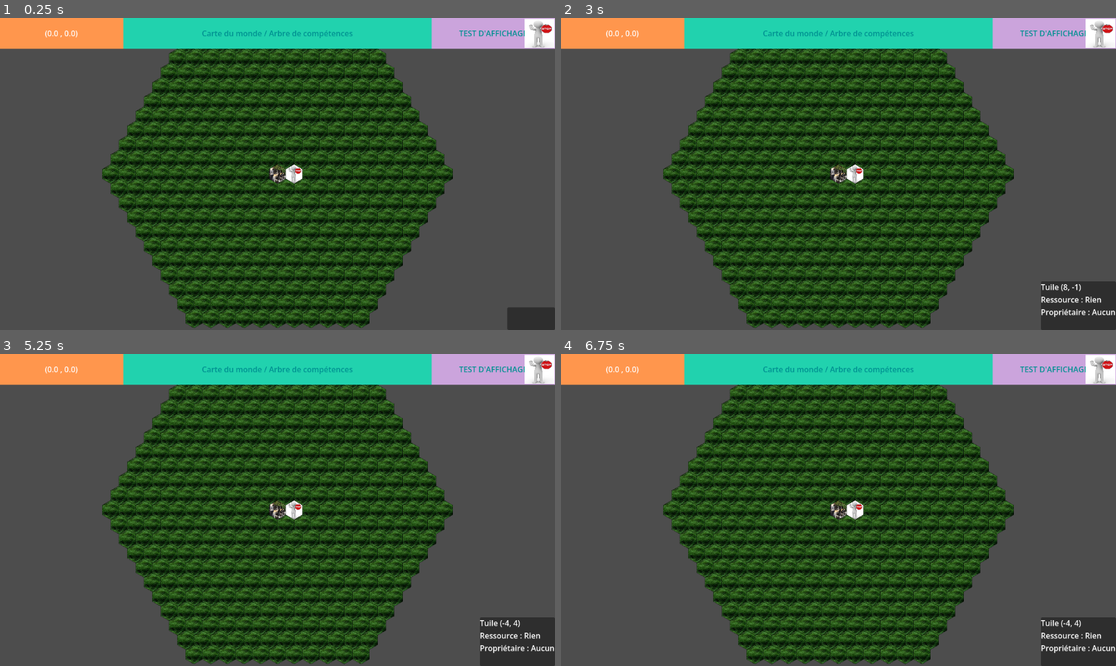
Above: before the commit, frames 1-4 (two rows, left to right).
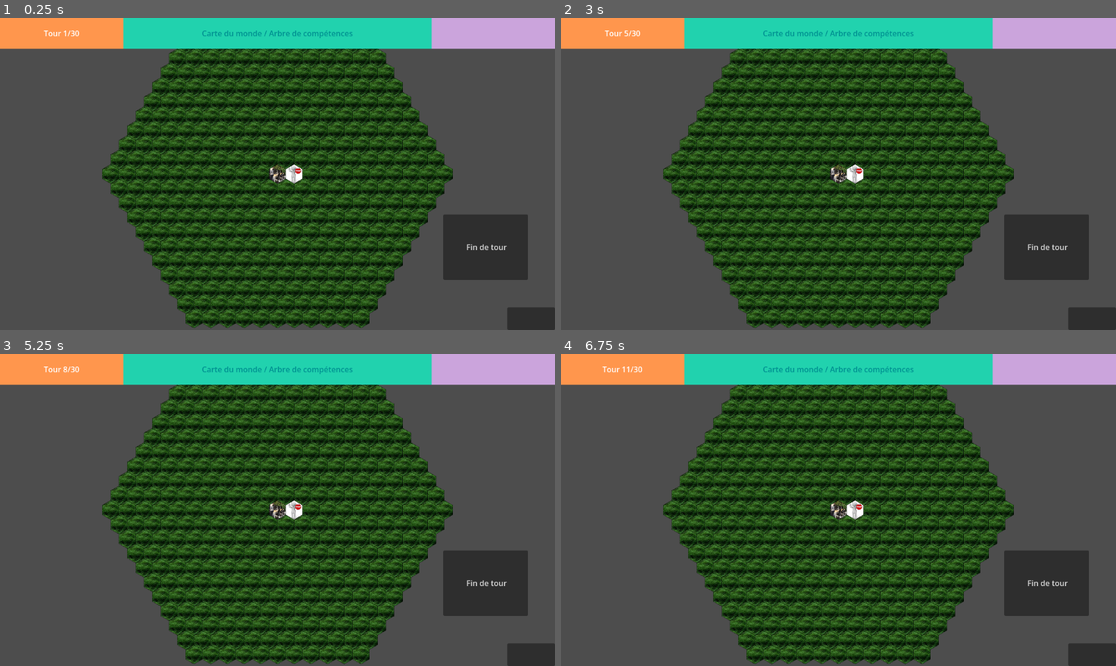
Above: after the commit, the same moments.

Repository: Shoshore/M2-Projet_Jeux_Serieux
Game: Godot game, scene res://Scenes/tile_map.tscn
The game is run twice, just before and just after one commit, with the same random seed, the same clock (stepped at 60 frames per second) and the same inputs. The engine's default icon, where the game draws it, is replaced by a stand-in: a white triangle on a blue panel in a dark square.
Inputs (mouse positions are in pixels of both pictures, inside the frame that each line leads up to):
- Up to frame 1 (0.25 s): no input
- Up to frame 2 (3 s): click (1049, 245) at 0.5 s, where only the run after the commit has a clickable "Fin de tour"; click (1049, 245) at 1.25 s, where only the run after the commit has a clickable "Fin de tour"; click (1049, 245) at 2 s, where only the run after the commit has a clickable "Fin de tour"; tap Enter at 2.75 s; move the mouse to (960, 158) at 2.77 s; click (960, 158) at 2.92 s
- Up to frame 3 (5.25 s): tap Space at 3.5, 5 s; move the mouse to (166, 525) at 3.52 s; click (166, 525) at 3.67 s; tap Enter at 4.25 s; move the mouse to (333, 441) at 4.27 s; click (333, 441) at 4.42 s; move the mouse to (249, 572) at 5.02 s; click (249, 572) at 5.17 s
- Up to frame 4 (6.75 s): tap Enter at 5.75 s; move the mouse to (1005, 556) at 5.77 s; click (1005, 556) at 5.92 s; tap Space at 6.5 s; move the mouse to (672, 463) at 6.52 s; click (672, 463) at 6.67 s

The runs differ from the first frame. In frame 1, 3.9% of the frame differs, in the area x 7-100%, y 0-84%; in frame 2, 5.3%; in frame 3, 5.3%; in frame 4, 5.4%, in the area x 7-100%, y 0-100%.

Commit message:
working on the game

Diff:
--- a/Scenes/Ressources.tscn
+++ b/Scenes/Ressources.tscn
@@ -1,6 +1,4 @@
 [gd_scene format=3 uid="uid://cnlc6icyqflob"]
-
-[ext_resource type="Texture2D" uid="uid://5xeinxulsh6i" path="res://assets/bonhomme.png" id="1_uunex"]
 
 [sub_resource type="StyleBoxFlat" id="StyleBoxFlat_ynmd1"]
 bg_color = Color(0.7950536, 0.6420649, 0.86164916, 1)
@@ -21,11 +19,9 @@
 theme_override_colors/font_color = Color(1.0588765e-06, 0.56657237, 0.5699233, 1)
 theme_override_colors/font_shadow_color = Color(1, 1, 1, 0)
 theme_override_styles/normal = SubResource("StyleBoxFlat_ynmd1")
-text = "TEST D'AFFICHAGE"
 horizontal_alignment = 1
 vertical_alignment = 1
 
 [node name="Sprite2D" type="Sprite2D" parent="." unique_id=1850541866]
 position = Vector2(1120, 32)
 scale = Vector2(0.13556625, 0.104957744)
-texture = ExtResource("1_uunex")
--- a/Scenes/Window_info.tscn
+++ b/Scenes/Window_info.tscn
@@ -1,7 +1,12 @@
 [gd_scene format=3 uid="uid://clvd24krlov8t"]
+
+[ext_resource type="Script" uid="uid://bedrl8aev7tho" path="res://scripts/test.gd" id="1_c5puc"]
 
 [sub_resource type="StyleBoxFlat" id="StyleBoxFlat_ynmd1"]
 bg_color = Color(0.12993988, 0.8227156, 0.6817287, 1)
+
+[sub_resource type="RectangleShape2D" id="RectangleShape2D_ynmd1"]
+size = Vector2(640, 64)
 
 [node name="Window_info" type="Control" unique_id=1257898175]
 layout_mode = 3
@@ -26,3 +31,11 @@
 [node name="Sprite2D" type="Sprite2D" parent="." unique_id=1850541866]
 position = Vector2(1121.1875, 21.499996)
 scale = Vector2(0.041766327, 0.037480056)
+
+[node name="Area2D" type="Area2D" parent="." unique_id=1865170127]
+position = Vector2(256, 0)
+script = ExtResource("1_c5puc")
+
+[node name="CollisionShape2D" type="CollisionShape2D" parent="Area2D" unique_id=895842430]
+position = Vector2(320, 32)
+shape = SubResource("RectangleShape2D_ynmd1")
--- /dev/null
+++ b/Scenes/end_turn.tscn
@@ -0,0 +1,23 @@
+[gd_scene format=3 uid="uid://5gjft7fshtbr"]
+
+[sub_resource type="ArrayMesh" id="ArrayMesh_u0tgg"]
+
+[sub_resource type="MeshTexture" id="MeshTexture_olkpn"]
+mesh = SubResource("ArrayMesh_u0tgg")
+
+[node name="End_turn" type="Control" unique_id=1938591337]
+layout_mode = 3
+anchors_preset = 15
+anchor_right = 1.0
+anchor_bottom = 1.0
+grow_horizontal = 2
+grow_vertical = 2
+
+[node name="Button" type="Button" parent="." unique_id=1688851690]
+layout_mode = 0
+offset_left = 984.0
+offset_top = 544.0
+offset_right = 1136.0
+offset_bottom = 616.0
+text = "Fin de tour"
+icon = SubResource("MeshTexture_olkpn")
--- a/Scenes/tile_map.tscn
+++ b/Scenes/tile_map.tscn
@@ -1,15 +1,19 @@
 [gd_scene format=3 uid="uid://biiaq830tnok3"]
 
-[ext_resource type="Script" uid="uid://gajots8yhk82" path="res://scripts/game_loop.gd" id="1_7yhko"]
+[ext_resource type="Script" uid="uid://btlanxdhvpouc" path="res://scripts/turn_manager.gd" id="1_rlxc1"]
 [ext_resource type="Script" uid="uid://fjfec22nif3i" path="res://scripts/camera_manager.gd" id="2_1n30v"]
 [ext_resource type="PackedScene" uid="uid://cnlc6icyqflob" path="res://Scenes/Ressources.tscn" id="3_03na7"]
 [ext_resource type="PackedScene" uid="uid://clvd24krlov8t" path="res://Scenes/Window_info.tscn" id="4_anah5"]
 [ext_resource type="PackedScene" uid="uid://c2tgprmtfh8kh" path="res://Scenes/Tour_info.tscn" id="4_xftlc"]
+[ext_resource type="AudioStream" uid="uid://dmmixpc8wgrje" path="res://Audio/mlrpg3_mario_wahoo.wav" id="6_6mpdi"]
+
+[sub_resource type="ArrayMesh" id="ArrayMesh_u0tgg"]
+
+[sub_resource type="MeshTexture" id="MeshTexture_rlxc1"]
+mesh = SubResource("ArrayMesh_u0tgg")
 
 [node name="game" type="Node2D" unique_id=2141197782]
-script = ExtResource("1_7yhko")
-
-[node name="firm" type="Node2D" parent="." unique_id=1313765549]
+script = ExtResource("1_rlxc1")
 
 [node name="CanvasLayer" type="CanvasLayer" parent="." unique_id=1020972732]
 
@@ -54,3 +58,18 @@
 
 [node name="Ressources" parent="CanvasLayer2/Control/HBoxContainer" unique_id=2002279104 instance=ExtResource("3_03na7")]
 layout_mode = 2
+
+[node name="Button" type="Button" parent="CanvasLayer2/Control" unique_id=1271260887]
+layout_mode = 0
+offset_left = 920.0
+offset_top = 408.0
+offset_right = 1096.0
+offset_bottom = 544.0
+text = "Fin de tour"
+icon = SubResource("MeshTexture_rlxc1")
+
+[node name="AudioClick" type="AudioStreamPlayer2D" parent="CanvasLayer2/Control/Button" unique_id=2123704296]
+stream = ExtResource("6_6mpdi")
+volume_db = 12.0
+
+[connection signal="pressed" from="CanvasLayer2/Control/Button" to="." method="_on_button_pressed"]
--- a/scripts/board/tile.gd
+++ b/scripts/board/tile.gd
@@ -1,11 +1,11 @@
-extends Node2D
+extends Area2D
 
 class_name Tile
 
 const HEX_SIZE : float = 20.0
 
 var hex_ground := Polygon2D.new()
-var hex_compagny := Polygon2D.new()
+var hex_company := Polygon2D.new()
 var hex_recruiter := Polygon2D.new()
 var outline := Line2D.new()
 
@@ -18,7 +18,7 @@
 func _ready() -> void:
 	var points := hex_vertices(HEX_SIZE)
 
-	for layer: Polygon2D in [hex_ground, hex_compagny, hex_recruiter]:
+	for layer: Polygon2D in [hex_ground, hex_company, hex_recruiter]:
 		layer.polygon = points
 		add_child(layer)
 
@@ -28,9 +28,9 @@
 	outline.default_color = Color(0, 0, 0, 0.35)
 	add_child(outline)
 
-	set_texture_hex(hex_ground, Visuels.GRASS)
-	set_texture_hex(hex_compagny, Visuels.COMPAGNY)
-	set_texture_hex(hex_recruiter, Visuels.RECRUITER)
+	set_texture_hex(hex_ground, Visuals.GRASS)
+	set_texture_hex(hex_company, Visuals.COMPANY)
+	set_texture_hex(hex_recruiter, Visuals.RECRUITER)
 	reload_visual()
 
 static func hex_vertices(radius: float) -> PackedVector2Array:
@@ -64,16 +64,16 @@
 	p.uv = uvs
 
 func reload_visual() -> void:
-	hex_compagny.visible = building != null
+	hex_company.visible = building != null
 	hex_recruiter.visible = occupant != null
 
 	if building:
-		set_texture_hex(hex_compagny, building.texture)
+		set_texture_hex(hex_company, building.texture)
 	elif occupant:
 		set_texture_hex(hex_recruiter, occupant.texture)
 
 	hex_ground.modulate = Color.WHITE
-	hex_compagny.modulate = Color.WHITE
+	hex_company.modulate = Color.WHITE
 	hex_recruiter.modulate = Color.WHITE
 
 func initialize(q : int, r : int, available_ressource : String = "Rien") -> void:
--- a/scripts/board/visuals.gd
+++ b/scripts/board/visuals.gd
@@ -1,5 +1,5 @@
-class_name Visuels
+class_name Visuals
 
 const GRASS: Texture2D = preload("res://assets/grass.png")
-const COMPAGNY: Texture2D = preload("res://assets/compagny.png")
+const COMPANY: Texture2D = preload("res://assets/compagny.png")
 const RECRUITER: Texture2D = preload("res://assets/bonhomme.png")
--- a/scripts/building/compagny.gd
+++ b/scripts/building/company.gd
@@ -1,11 +1,11 @@
 extends Building
-class_name Compagny
+class_name Company
 
 var _number_developer = 1
 var _number_researcher = 1
 var _number_recruiter = 0
 
-var _monnay = 100
+var _funds = 100
 var _boost_turnover = 1
 
 var _mood_gauge = 30
@@ -51,14 +51,14 @@
 
 func _init(id_unic: int, position_: Vector2i, map: Map) -> void:
 	super(id_unic, position_, 5, map)
-	texture = Visuels.COMPAGNY
+	texture = Visuals.COMPANY
 	create_unit(Create_unit_type.RECRUITER)
 
 func _fire_consequence():
 	_mood_gauge = floor(_mood_gauge / 2)
-	_monnay += 2000
+	_funds += 2000
 
-enum Employ_type {
+enum Employee_type {
 	DEVELOPER,
 	RESEARCHER,
 	RECRUITER
@@ -81,23 +81,23 @@
 		tile.occupant = null
 
 
-func fire_employee(type: Employ_type, id_: int = -1) -> void:
+func fire_employee(type: Employee_type, id_: int = -1) -> void:
 	match type:
-		Employ_type.DEVELOPER:
+		Employee_type.DEVELOPER:
 			if _number_developer > 0:
 				_number_developer -= 1
 				_fire_consequence()
-		Employ_type.RESEARCHER:
+		Employee_type.RESEARCHER:
 			if _number_researcher > 0:
 				_number_researcher -= 1
 				_fire_consequence()
-		Employ_type.RECRUITER:
+		Employee_type.RECRUITER:
 			if _number_recruiter > 0:
 				_number_recruiter -= 1
 				fire_unit(_find_unit_by_id(id_))
 
 
-func _update_monnay(tour: int) -> void:
+func _update_funds(tour: int) -> void:
 	# pay
 	var pay_rise = 1 + 0.3 * floor(tour / 3)
 	var total_payroll = pay_rise * (230 * _number_developer + 205 * _number_researcher + 165 * _number_recruiter)
@@ -108,7 +108,7 @@
 	if _mood_threshold > (_mood_gauge * _boost_mood):
 		profit *= 0.4
 
-	_monnay += profit - (energy_cost + total_payroll)
+	_funds += profit - (energy_cost + total_payroll)
 
 
 func _update_unit() -> void:
@@ -125,7 +125,7 @@
 
 
 func update_end_turn(tour: int) -> void:
-	_update_monnay(tour)
+	_update_funds(tour)
 	_update_unit()
 	_update_mood()
 
@@ -134,7 +134,7 @@
 	print("nb dev :", _number_developer)
 	print("nb researcher :", _number_researcher)
 	print("nb recruiter :", _number_recruiter)
-	print("monnay: ", _monnay)
+	print("funds: ", _funds)
 	print("boost turnover: ", _boost_turnover)
 	print("mood gauge: ", _mood_gauge)
 	print("boost mood: ", _boost_mood)
--- a/scripts/camera_manager.gd
+++ b/scripts/camera_manager.gd
@@ -16,7 +16,3 @@
 			$camera.zoom += Vector2(0.01,0.01)
 		if event.button_index == MOUSE_BUTTON_WHEEL_DOWN :
 			$camera.zoom -= Vector2(0.01,0.01)
-
-
-func _process(delta: float) -> void:
-	$"../CanvasLayer2/Control/HBoxContainer/Tour_info/Label".text = " (" + str(global_position[0]) + " , " + str(global_position[1]) + ") "
--- /dev/null
+++ b/scripts/end_turn.gd
@@ -0,0 +1,6 @@
+extends Node
+
+func _input_event(viewport: Viewport, event: InputEvent, shape_idx: int) -> void:
+		if event is InputEventMouseButton :
+			if event.button_index == MOUSE_BUTTON_LEFT and event.pressed :
+				emit_signal("FIN DE TOUR")
--- a/scripts/game_manager.gd
+++ /dev/null
@@ -1,16 +0,0 @@
-extends Node
-
-
-# Les datas des entreprises :
-# si t'as ressources -> tu peux faire des trucs dans le skilltree
-# faire des getters, des fonctions de gestions
-# L'argent
-# le bonheur
-# les unités
-# chercheurs/dev
-
-# les positions des sites de recrutements
-# les stackeholders
-
-# Gestion de tours malus :
-# mod tour X -> modifie un truc
--- a/scripts/game_loop.gd
+++ b/scripts/input_manager.gd
@@ -1,16 +1,4 @@
 extends Node2D
-
-var map := Map.new()
-var selection := Selection_controller.new(map)
-@onready var label_info: Label = get_node("CanvasLayer/info/Label")
-
-var game_length := 30
-
-func _ready() -> void:
-	add_child(map)
-	_map_filling(map)
-
-
 
 
 func _on_tile_clicked(tile: Tile) -> void:
@@ -23,11 +11,6 @@
 func _on_tree_button_toggled(toggled_on: bool) -> void:
 	map.is_board_clickable = !toggled_on
 
-func _map_filling(map: Map) -> void:
-	var origin := Vector2i(0, 0)
-	var tile: Tile = map.tiles_by_coord[origin]
-	tile.building = Compagny.new(0, origin, map) #modifier constructeur si nécessaire
-	tile.reload_visual()
 
 
 func detecter_clic(position_locale: Vector2) -> void:
@@ -38,7 +21,9 @@
 		selection.on_tile_clicked(tile)
 
 
-func _input(event: InputEvent) -> void:
+
+
+func _unhandled_input(event: InputEvent) -> void:
 	if event is InputEventMouseButton:
 		if event.button_index == MOUSE_BUTTON_LEFT and event.pressed:
 			var position_souris := get_local_mouse_position()
--- /dev/null
+++ b/scripts/test.gd
@@ -0,0 +1,6 @@
+extends Area2D
+
+func _input_event(viewport: Viewport, event: InputEvent, shape_idx: int) -> void:
+		if event is InputEventMouseButton :
+			if event.button_index == MOUSE_BUTTON_LEFT and event.pressed :
+				print("Le bouton marche")
--- /dev/null
+++ b/scripts/turn_manager.gd
@@ -0,0 +1,58 @@
+extends Node
+
+var map := Map.new()
+var selection := Selection_controller.new(map)
+@onready var label_info: Label = get_node("CanvasLayer/info/Label")
+
+var game_length := 30
+var current_turn := 1
+
+var company_array : Dictionary[int,Company] = {} # id -> Company
+
+
+func _ready() -> void:
+	add_child(map)
+	_map_filling(map)
+	$CanvasLayer2/Control/HBoxContainer/Tour_info/Label.text = "Tour " + str(current_turn) +"/"+str(game_length)
+
+
+func _map_filling(map: Map) -> void:
+	var origin := Vector2i(0, 0)
+	var tile: Tile = map.tiles_by_coord[origin]
+	var player_company = Company.new(0, origin, map)
+
+	tile.building = player_company #modifier constructeur si nécessaire
+	company_array[0] = player_company
+	tile.reload_visual()
+
+#func _process(delta: float) -> void:
+
+
+
+
+
+
+# Les datas des entreprises :
+# si t'as ressources -> tu peux faire des trucs dans le skilltree
+# faire des getters, des fonctions de gestions
+# L'argent
+# le bonheur
+# les unités
+# chercheurs/dev
+
+# les positions des sites de recrutements
+# les stackeholders
+
+# Gestion de tours malus :
+# mod tour X -> modifie un truc
+
+func _update_companies(tour : int) ->void:
+	for key in company_array:
+		company_array.get(key).update_end_turn(tour)
+
+
+func _on_button_pressed() -> void:
+	$CanvasLayer2/Control/Button/AudioClick.play()
+	current_turn+=1
+	$CanvasLayer2/Control/HBoxContainer/Tour_info/Label.text = "Tour " + str(current_turn) +"/"+str(game_length)
+	_update_companies(current_turn)
--- a/scripts/unit/recruiter.gd
+++ b/scripts/unit/recruiter.gd
@@ -3,4 +3,4 @@
 
 func _init(company_id: int, id: int, spawn_point: Vector2i) -> void:
 	super(company_id, id, spawn_point, 3, 3)
-	texture = Visuels.RECRUITER
+	texture = Visuals.RECRUITER
Not shown, added: Audio/mlrpg3_mario_wahoo.wav.import
Renamed: scripts/building/compagny.gd.uid -> scripts/building/company.gd.uid
Not shown, added: scripts/end_turn.gd.uid
Renamed: scripts/game_loop.gd.uid -> scripts/input_manager.gd.uid
Not shown, added: scripts/test.gd.uid
Renamed: scripts/game_manager.gd.uid -> scripts/turn_manager.gd.uid
Not shown, added: Audio/mlrpg3_mario_wahoo.wav
